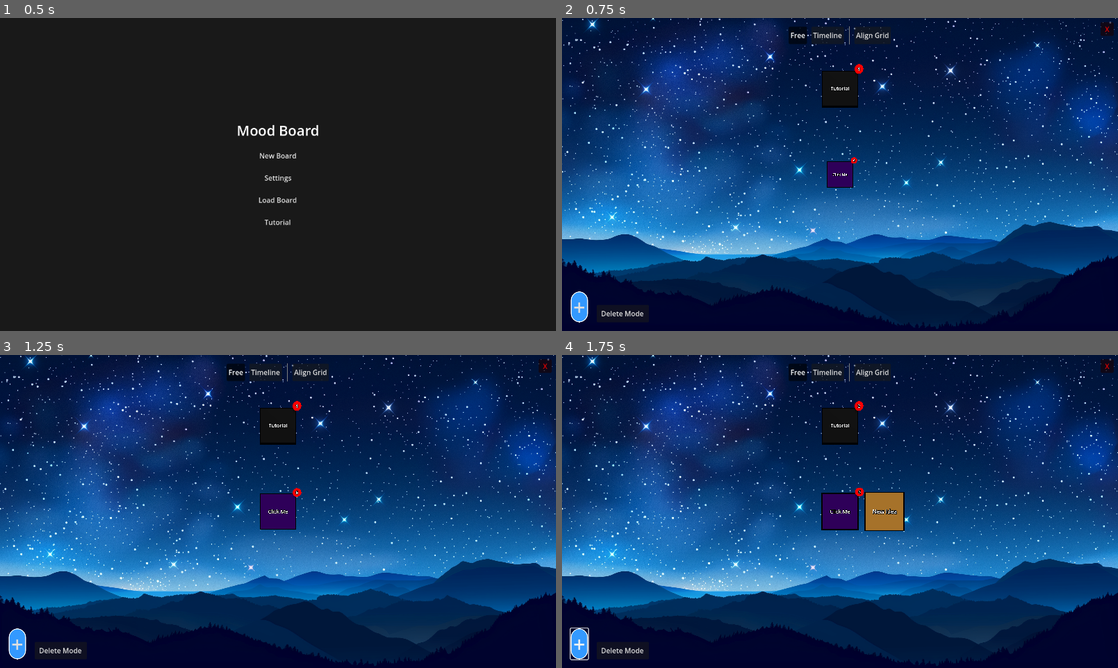
Above: before the commit, frames 1-4 (two rows, left to right).
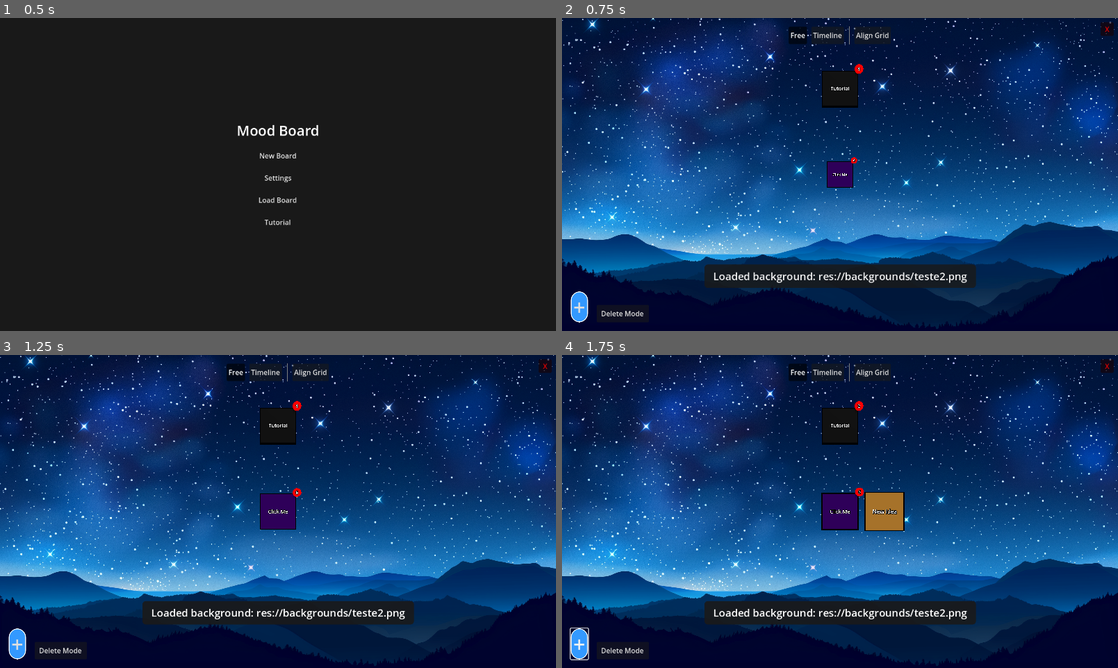
Above: after the commit, the same moments.

Repository: Asderek/MoodBoard
Game: Godot game, scene res://Scenes/MainMenu.tscn
Two runs of this game, one before a commit and one after it. Both use one fixed random seed, a clock stepped at 60 frames per second and the inputs below.
Inputs:
- Up to frame 1 (0.5 s): no input
- Up to frame 2 (0.75 s): click "Tutorial" at 0.5 s
- Up to frame 3 (1.25 s): no input
- Up to frame 4 (1.75 s): click "+" at 1.25 s

Frame 1 is identical in both runs. In frame 2, 3.7% of the frame differs, in the area x 25-75%, y 78-87%; in frame 3, 3.6%; in frame 4, 3.6%.

Commit message:
Add a toast message with background path for web debug

Diff:
--- a/Scripts/Main.gd
+++ b/Scripts/Main.gd
@@ -267,6 +267,10 @@
 	mat.set_shader_parameter("bg_texture", tex)
 
 	plate.material_override = mat
+
+	# Debug/Info for user:
+	if ui_layer and ui_layer.has_method("show_toast"):
+		ui_layer.show_toast("Loaded background: " + texture_path)
 
 func get_available_backgrounds() -> Array:
 	var files = []
